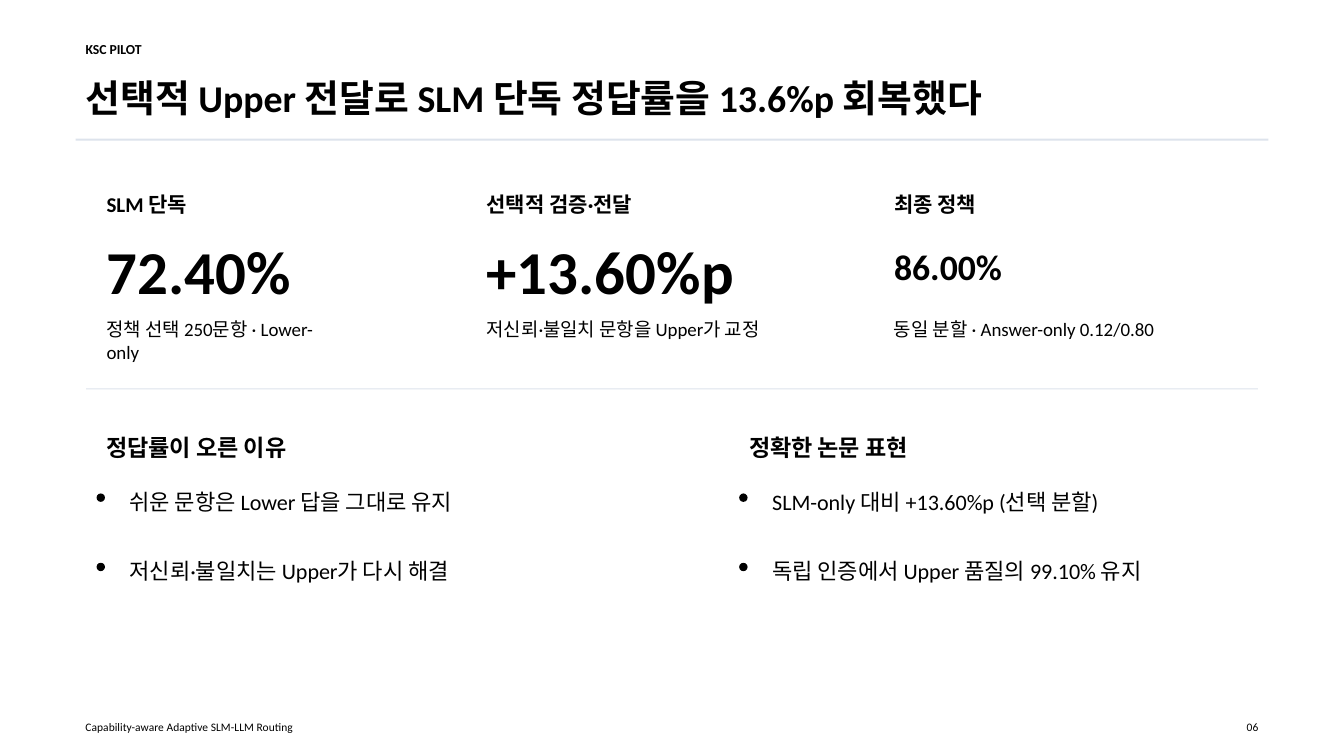
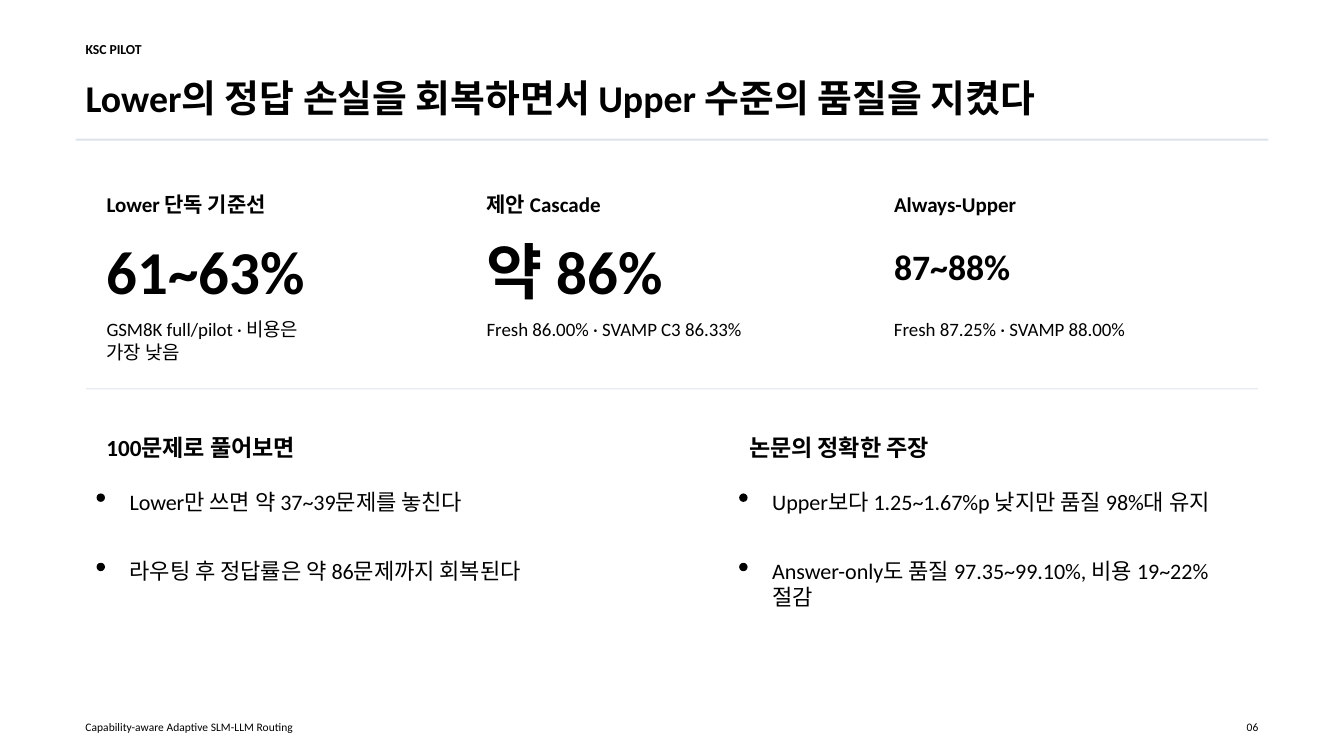
Before and after one commit to chjnett/llm_router, a slide deck: slide 6 of paper/presentation/KSC_PILOT_presentation.pptx. Drawn at 1344x756 pixels with LibreOffice and Linux fonts; fonts in the diff are those of the drawing. Boxes give left, top, right and bottom in pixels: in the first picture for what was removed or moved away, otherwise in the second. Text is boxed around its words. In the diff, an @@ line names an element or a change of style, - is before the commit and + after.

```diff
--- a/paper/presentation/KSC_PILOT_presentation.pptx
+++ b/paper/presentation/KSC_PILOT_presentation.pptx
@@ text at box(86, 80, 1035, 118): text changed @@
-선택적 Upper 전달로 SLM 단독 정답률을 13.6%p 회복했다
+Lower의 정답 손실을 회복하면서 Upper 수준의 품질을 지켰다
@@ text at box(107, 194, 266, 214): text changed @@
-SLM 단독
+Lower 단독 기준선
@@ text at box(487, 194, 601, 214): text changed @@
-선택적 검증·전달
+제안 Cascade
@@ text at box(894, 197, 1016, 216): text changed @@
-최종 정책
+Always-Upper
@@ text at box(106, 252, 304, 295): text changed @@
-72.40%
+61~63%
@@ text at box(487, 243, 663, 300): text changed @@
-+13.60%p
+약 86%
@@ text at box(894, 255, 1010, 281): text changed @@
-86.00%
+87~88%
@@ text at box(107, 320, 298, 361): text changed @@
-정책 선택 250문항 · Lower-only
+GSM8K full/pilot · 비용은 가장 낮음
@@ text at box(487, 323, 741, 336): text changed @@
-저신뢰·불일치 문항을 Upper가 교정
+Fresh 86.00% · SVAMP C3 86.33%
@@ text at box(894, 323, 1125, 336): text changed @@
-동일 분할 · Answer-only 0.12/0.80
+Fresh 87.25% · SVAMP 88.00%
@@ text at box(106, 436, 295, 458): text changed @@
-정답률이 오른 이유
+100문제로 풀어보면
@@ text at box(749, 436, 929, 458): text changed @@
-정확한 논문 표현
+논문의 정확한 주장
@@ text at box(130, 491, 462, 512): text changed @@
-쉬운 문항은 Lower 답을 그대로 유지
+Lower만 쓰면 약 37~39문제를 놓친다
@@ text at box(772, 491, 1210, 514): text changed @@
-SLM-only 대비 +13.60%p (선택 분할)
+Upper보다 1.25~1.67%p 낮지만 품질 98%대 유지
@@ text at box(130, 560, 521, 581): text changed @@
-저신뢰·불일치는 Upper가 다시 해결
+라우팅 후 정답률은 약 86문제까지 회복된다
@@ text at box(772, 560, 1208, 607): text changed @@
-독립 인증에서 Upper 품질의 99.10% 유지
+Answer-only도 품질 97.35~99.10%, 비용 19~22% 절감
```
Also in this commit, not shown: 2 other slides changed, 1 other file.
